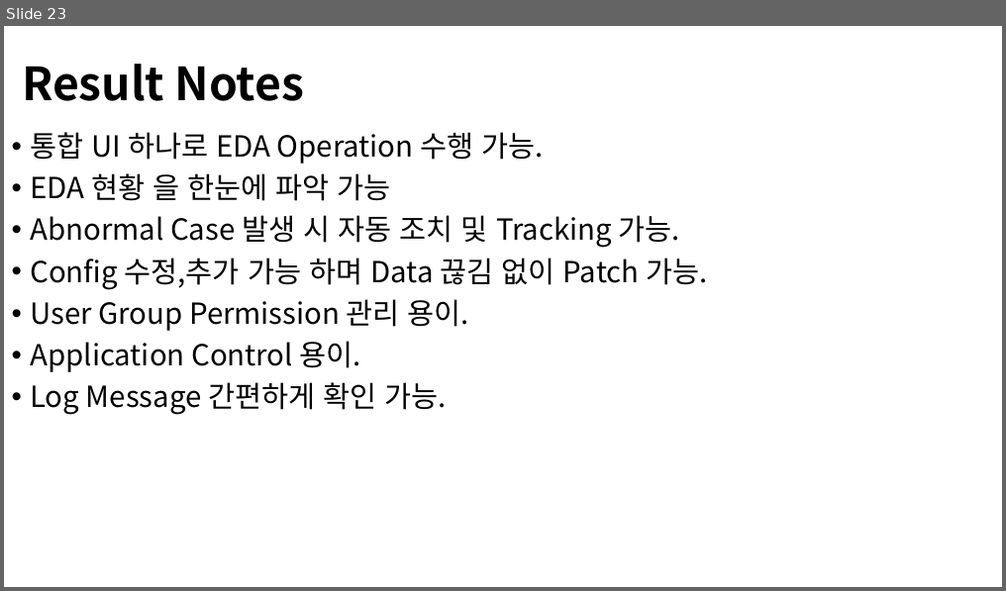
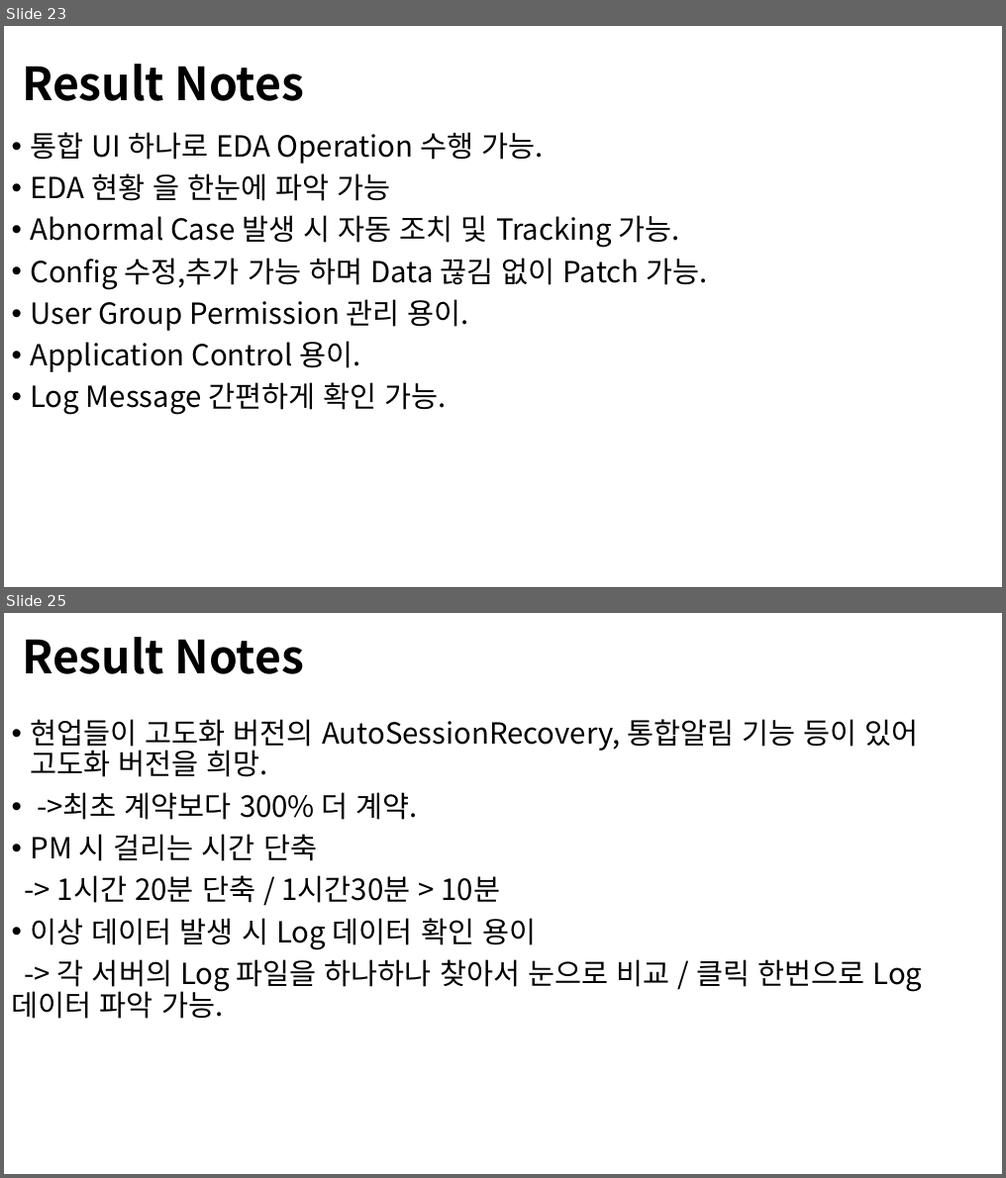
Before and after one commit to joonho-park/joonho-park.github.io, a slide deck: document/MAS-UI.pptx. Shown one above the other, each under a label of ours: slide 23 before the commit, slides 23 and 25 after it; the slides between them are not shown. The pictures are 1006x591 and 1006x1178 pixels, drawn with LibreOffice and Linux fonts; fonts in the diff are those of the drawing. Boxes give left, top, right and bottom in pixels: in the first picture for what was removed or moved away, otherwise in the second. Text is boxed around its words. In the diff, an @@ line names an element or a change of style, - is before the commit and + after.

```diff
--- a/document/MAS-UI.pptx
+++ b/document/MAS-UI.pptx
@@ slide 25 added at [4,613,1002,1174], background #FFFFFF @@
@@ title added at [22,637,305,674], 44 pt, text #000000, bold @@
+Result Notes
@@ text added at [30,719,919,1019], 28 pt, text #000000 @@
+• 현업들이 고도화 버전의 AutoSessionRecovery, 통합알림 기능 등이 있어 고도화 버전을 희망.
+• ->최초 계약보다 300% 더 계약.
+• PM 시 걸리는 시간 단축
+-> 1시간 20분 단축 / 1시간30분 > 10분
+• 이상 데이터 발생 시 Log 데이터 확인 용이
+-> 각 서버의 Log 파일을 하나하나 찾아서 눈으로 비교 / 클릭 한번으로 Log데이터 파악 가능.
```
Also in this commit, not shown: 1 other slide added, 4 other files.
